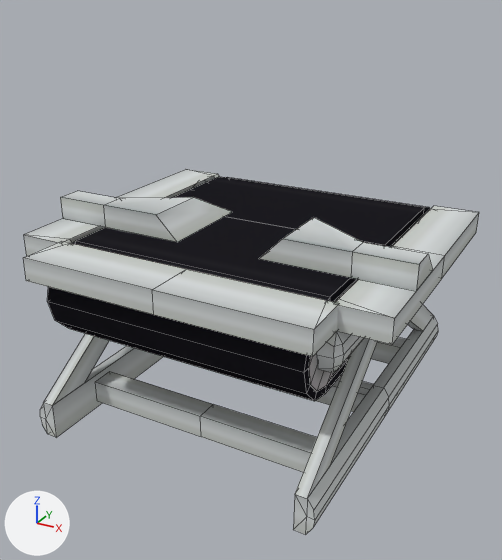
Renders of the Blender file resources/assets/taam/models/block/conveyor.blend from each side of a commit.
Before and after are seen from a 50 mm lens placed at (1.344, -2.095, 1.131), pointed at (0.503, -0.565, 0.366). Every picture has the same lights, and +X, +Y and +Z are marked at lower left. Mesh edges are drawn as thin lines.

In view in the first picture: 'ConveyorLeftCap_Alu', 'ConveyorRightCap_Alu', 'ConveyorRoundBegin', 'ConveyorRoundEnd', 'ConveyorRoundEndCap_Alu', 'ConveyorRoundEnd_Framing_Alu', 'ConveyorRoundEnd_Walz_Alu', 'RedirectorLeft', 'RedirectorRight', 'Support_Alu'.
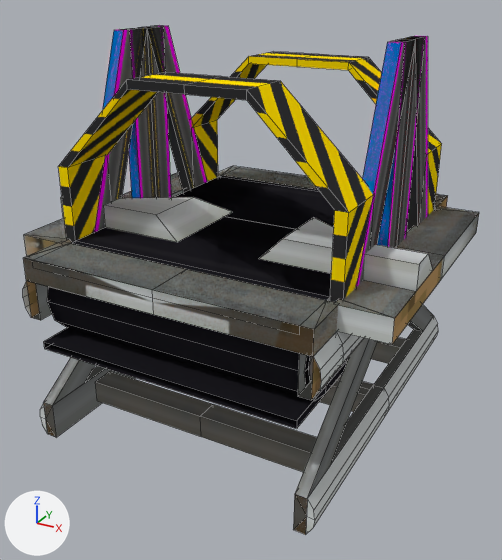
ob_mirrorobject is not drawn itself; it is used by a modifier of ob_conveyorstraightbegin_framing_alu, ob_conveyorleftcap_alu, ob_conveyorrightcap_alu, ob_conveyorroundbegincap_alu, ob_conveyorroundbegin_framing_wood, ob_conveyorroundbegin_framing_alu, ob_conveyorstraightbegin_framing_wood, ob_conveyorroundbegin_walz_wood.

Patch to the scene script:
```diff
--- a/resources/assets/taam/models/block/conveyor.blend.py
+++ b/resources/assets/taam/models/block/conveyor.blend.py
@@ img_conveyor_png @@
-img_conveyor_png = load_image('conveyor.png', '../../textures/blocks/conveyor.png', 256, 256, 'sRGB')
+img_conveyor_png = load_image('conveyor.png.001', '../../textures/blocks/conveyor.png', 256, 256, 'sRGB')
@@ mat_conveyor @@
 _N = mat_conveyor.node_tree.nodes; _L = mat_conveyor.node_tree.links
-n0 = _N.new('ShaderNodeOutputMaterial'); n0.name = 'Material Output'
-n1 = _N.new('ShaderNodeBsdfDiffuse'); n1.name = 'Diffuse BSDF'
 n2 = _N.new('ShaderNodeTexImage'); n2.name = 'Image Texture'
 n2.image = img_conveyor_png
-_L.new(n1.outputs[0], n0.inputs[0])  # 'BSDF' to 'Surface'
+n2.interpolation = 'Closest'
+n1 = _N.new('ShaderNodeBsdfDiffuse'); n1.name = 'Diffuse BSDF'
+n3 = _N.new('ShaderNodeMixShader'); n3.name = 'Mix Shader'
+n0 = _N.new('ShaderNodeOutputMaterial'); n0.name = 'Material Output'
+n4 = _N.new('ShaderNodeBsdfTransparent'); n4.name = 'Transparent BSDF'
 _L.new(n2.outputs[0], n1.inputs[0])  # 'Color' to 'Color'
+_L.new(n2.outputs[1], n3.inputs[0])  # 'Alpha' to 'Factor'
+_L.new(n4.outputs[0], n3.inputs[1])  # 'BSDF' to 'Shader'
+_L.new(n1.outputs[0], n3.inputs[2])  # 'BSDF' to 'Shader'
+_L.new(n3.outputs[0], n0.inputs[0])  # 'Shader' to 'Surface'
@@ me_smdl_wood @@
 me_smdl_wood.from_pydata(...)  # 32 vertices, 16 faces; spans x 0.12..0.5, y -1.0..-0.5, z 0.0..0.35
+# me_smdl_wood part 1: texture (UV) coordinates of 16 of 16 faces, centred in x 0.12..0.325, y -1.0..-0.516, z 0.0..0.225, changed; they spanned u 0.63..1.0, v 0.0..0.9 and now span u 0.0..0.06, v 0.73..0.77
 me_smdl_wood.materials.append(mat_conveyor)
@@ ob_conveyorrightcap_wood @@
 ob_conveyorrightcap_wood.rotation_euler = (0.0, 0.0, 4.712)  # degrees (0, 0, 270)
-ob_conveyorrightcap_wood.hide_viewport = True
@@ ob_conveyorleftcap_wood @@
 ob_conveyorleftcap_wood.rotation_euler = (0.0, 0.0, 1.571)  # degrees (0, 0, 90)
-ob_conveyorleftcap_wood.hide_viewport = True
@@ ob_conveyorroundbegincap_wood @@
 ob_conveyorroundbegincap_wood.rotation_euler = (0.0, 0.0, 3.142)  # degrees (0, 0, 180)
-ob_conveyorroundbegincap_wood.hide_viewport = True
@@ ob_conveyorstraightbegin @@
 ob_conveyorstraightbegin.rotation_euler = (0.0, 0.0, 3.142)  # degrees (0, 0, 180)
-ob_conveyorstraightbegin.hide_viewport = True
@@ ob_conveyorroundendcap_wood @@
 ob_conveyorroundendcap_wood.location = (0.0, 0.0, 0.0)
-ob_conveyorroundendcap_wood.hide_viewport = True
@@ ob_conveyorstraightbegin_walz_alu @@
 ob_conveyorstraightbegin_walz_alu.rotation_euler = (0.0, 0.0, 3.142)  # degrees (0, 0, 180)
-ob_conveyorstraightbegin_walz_alu.hide_viewport = True
@@ ob_mirrorobject @@
 ob_mirrorobject.location = (0.5, -0.5, 0.5)
-ob_mirrorobject.hide_viewport = True
@@ ob_conveyorroundbegincap_alu @@
 _m = ob_conveyorroundbegincap_alu.modifiers.new('Mirror', 'MIRROR')
 _m.mirror_object = ob_mirrorobject
-ob_conveyorroundbegincap_alu.hide_viewport = True
@@ ob_conveyorstraightbegin_walz_wood @@
 _m = ob_conveyorstraightbegin_walz_wood.modifiers.new('Mirror', 'MIRROR')
 _m.mirror_object = ob_mirrorobject
-ob_conveyorstraightbegin_walz_wood.hide_viewport = True
@@ ob_conveyorsupportabove_wood @@
 _m = ob_conveyorsupportabove_wood.modifiers.new('Mirror', 'MIRROR')
 _m.mirror_object = ob_mirrorobject
-ob_conveyorsupportabove_wood.hide_viewport = True
@@ ob_conveyorsupportabove_alu @@
 _m = ob_conveyorsupportabove_alu.modifiers.new('Mirror', 'MIRROR')
 _m.mirror_object = ob_mirrorobject
-ob_conveyorsupportabove_alu.hide_viewport = True
@@ ob_conveyorhighthroughput_framing_alu @@
 _m = ob_conveyorhighthroughput_framing_alu.modifiers.new('Mirror', 'MIRROR')
 _m.mirror_object = ob_mirrorobject
-ob_conveyorhighthroughput_framing_alu.hide_viewport = True
@@ ob_support_wood @@
 _m = ob_support_wood.modifiers.new('Mirror', 'MIRROR')
 _m.mirror_object = ob_mirrorobject
-ob_support_wood.hide_viewport = True
@@ ob_conveyorstraightend_framing_alu @@
 _m = ob_conveyorstraightend_framing_alu.modifiers.new('Mirror', 'MIRROR')
 _m.mirror_object = ob_mirrorobject
-ob_conveyorstraightend_framing_alu.hide_viewport = True
@@ ob_conveyorstraightend_framing_wood @@
 _m = ob_conveyorstraightend_framing_wood.modifiers.new('Mirror', 'MIRROR')
 _m.mirror_object = ob_mirrorobject
-ob_conveyorstraightend_framing_wood.hide_viewport = True
@@ ob_conveyorstraightend @@
 ob_conveyorstraightend.location = (0.0, 0.0, 0.0)
-ob_conveyorstraightend.hide_viewport = True
```

Changed parts and their boxes [x1, y1, x2, y2] in the pictures (502 x 560 px):
'Support_Alu', surface changed, reshaped
    both: [40, 304, 438, 534]
'ConveyorHighThroughput_Framing_Alu', shown
    after: [58, 52, 442, 302]
'ConveyorRoundEnd', surface changed
    both: [47, 217, 385, 401]
'ConveyorRoundEndCap_Alu', surface changed, reshaped
    before: [23, 241, 340, 356]
    after: [23, 243, 338, 356]
'ConveyorStraightEnd', shown
    after: [36, 217, 348, 429]
'ConveyorSupportAbove_Wood', shown
    after: [94, 26, 428, 287]
'ConveyorSupportAbove_Alu', shown
    after: [122, 26, 425, 248]
'ConveyorRoundBegin', surface changed
    both: [172, 177, 430, 301]
'ConveyorLeftCap_Alu', surface changed, reshaped
    before: [336, 206, 479, 345]
    after: [334, 206, 479, 345]
'RedirectorLeft', surface changed
    both: [259, 218, 433, 291]
'RedirectorRight', surface changed
    both: [60, 191, 232, 242]
'ConveyorRoundEndCap_Wood', shown
    after: [23, 241, 340, 356]
'ConveyorLeftCap_Wood', shown
    after: [336, 206, 479, 344]
'ConveyorRightCap_Alu', surface changed, reshaped
    before: [24, 169, 220, 256]
    after: [24, 174, 183, 256]
'ConveyorStraightBegin', shown
    after: [174, 168, 407, 231]
'ConveyorStraightEnd_Framing_Alu', shown
    after: [23, 282, 364, 400]
'ConveyorRoundEnd_Framing_Alu', surface changed, reshaped (not visible afterwards)
    before: [317, 331, 364, 373]
'ConveyorRightCap_Wood', shown
    after: [24, 173, 184, 255]
'ConveyorRoundBeginCap_Wood', shown
    after: [218, 166, 448, 208]
'ConveyorStraightEnd_Framing_Wood', shown
    after: [26, 281, 321, 400]
'ConveyorRoundEnd_Walz_Alu', surface changed
    both: [309, 301, 336, 391]
'ConveyorRoundBeginCap_Alu', shown
    after: [218, 166, 446, 206]
'Support_Wood', shown
    after: [44, 404, 307, 534]
'ConveyorRoundBegin_Walz_Alu', surface changed
    both: [390, 214, 424, 247]
